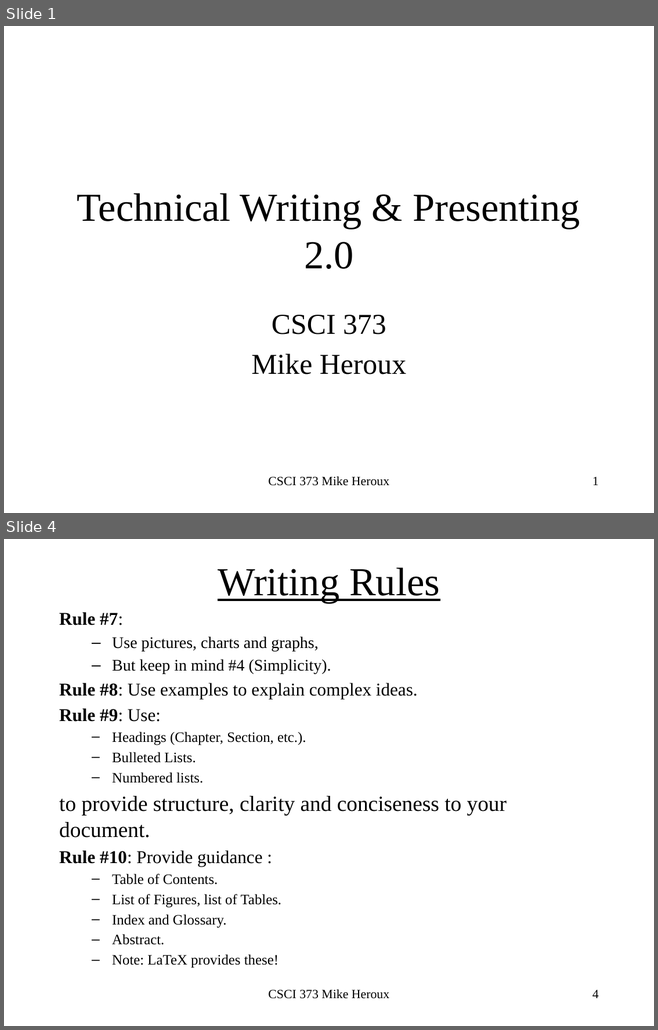
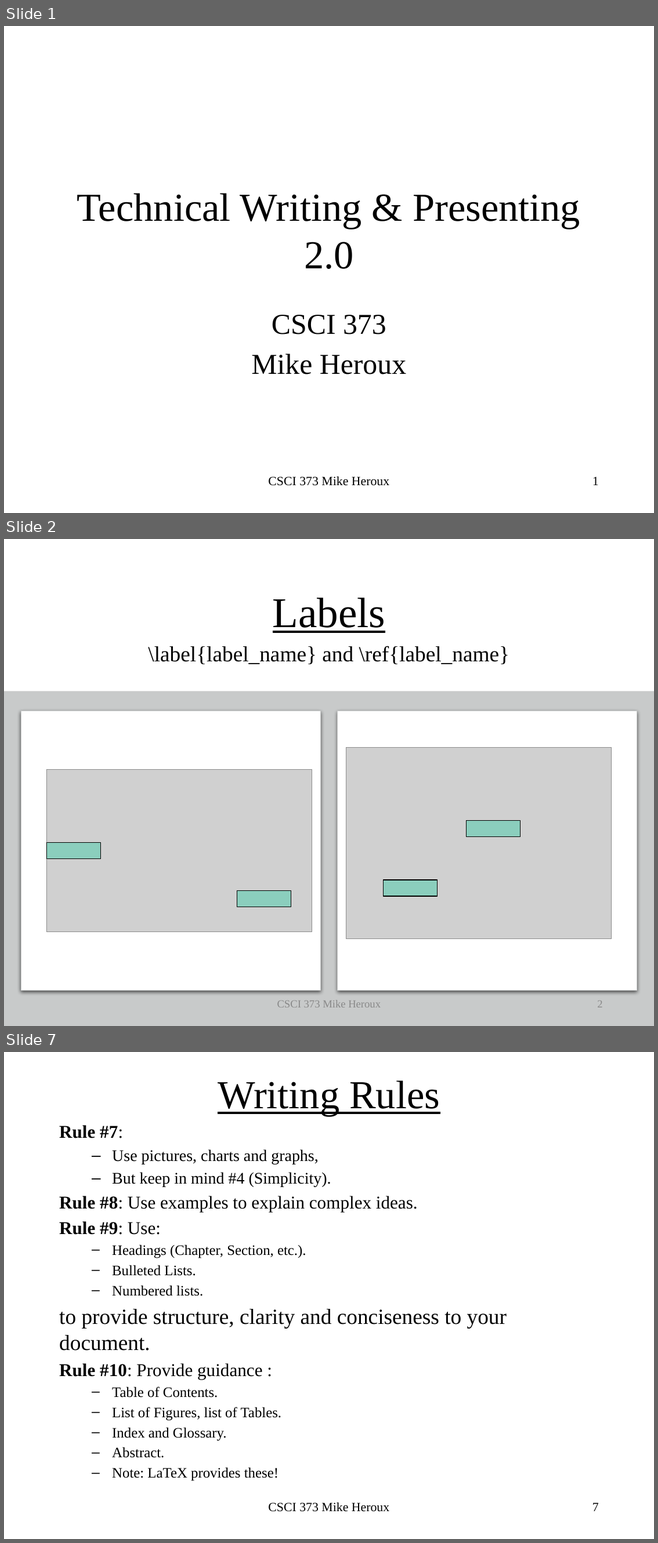
Before and after one commit to maherou/Teaching, a slide deck: files/CS373/TechWritingSpeaking2.0.pptx. Shown one above the other, each under a label of ours: slides 1 and 4 before the commit, slides 1, 2 and 7 after it; the slides between them are not shown. The pictures are 658x1030 and 658x1543 pixels, drawn with LibreOffice and Linux fonts; fonts in the diff are those of the drawing; grey boxes stand for pictures. Boxes give left, top, right and bottom in pixels: in the first picture for what was removed or moved away, otherwise in the second. Text is boxed around its words. In the diff, an @@ line names an element or a change of style, - is before the commit and + after.

```diff
--- a/files/CS373/TechWritingSpeaking2.0.pptx
+++ b/files/CS373/TechWritingSpeaking2.0.pptx
@@ slide 2 added at bbox=[4, 539, 654, 1026], background #FFFFFF @@
@@ title added at bbox=[273, 598, 386, 633], 47 pt, text #000000, underline @@
+Labels
@@ text added at bbox=[148, 646, 509, 664], 24 pt, text #000000 @@
+\label{label_name} and \ref{label_name}
@@ rectangle added at bbox=[4, 691, 654, 1026], fill #C8CACA @@
@@ rounded rectangle added at bbox=[21, 711, 320, 990], fill #FFFFFF, outline #C8CACA 0.75 pt @@
@@ rounded rectangle added at bbox=[338, 711, 636, 990], fill #FFFFFF, outline #C8CACA 0.75 pt @@
@@ picture added at bbox=[346, 748, 611, 939] @@
@@ picture added at bbox=[47, 770, 312, 932] @@
@@ rectangle added at bbox=[466, 820, 520, 837], fill #00CC99 at 33% opacity, outline #000000 0.75 pt @@
@@ rectangle added at bbox=[47, 842, 101, 859], fill #00CC99 at 33% opacity, outline #000000 0.75 pt @@
@@ rectangle added at bbox=[383, 880, 437, 896], fill #00CC99 at 33% opacity, outline #000000 0.75 pt @@
@@ rectangle added at bbox=[237, 891, 291, 907], fill #00CC99 at 33% opacity, outline #000000 0.75 pt @@
@@ text added at bbox=[277, 1000, 380, 1008], 12 pt, text #898989 @@
+CSCI 373 Mike Heroux
@@ page number added at bbox=[597, 1001, 602, 1008], 12 pt, text #898989 @@
+2
@@ what was slide 4 is now slide 7 @@
@@ page number at bbox=[592, 1503, 598, 1511]: text changed @@
-4
+7
```
Also in this commit, not shown: 2 slides changed, 2 other slides added, 1 other file.
